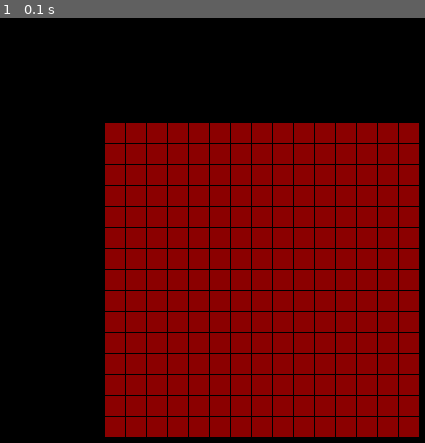
Above: before the commit, frame 1.
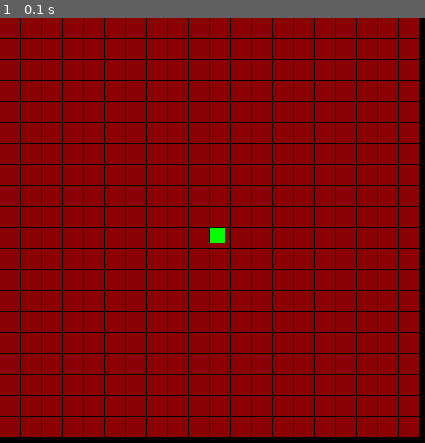
Above: after the commit, the same moment.

Repository: albert-polak/pygame-snake
Game: pygame game, started from main.py
Two runs of this game, one before a commit and one after it. Both use one fixed random seed, a clock stepped at 60 frames per second and the inputs below.
Inputs:
- Up to frame 1 (0.1 s): no input

The runs differ from the first frame. In frame 1, 39% of the frame differs, in the area x 0-99%, y 0-99%.

Commit message:
Added snake class

Diff:
--- a/main.py
+++ b/main.py
@@ -1,6 +1,13 @@
 import numpy
 import pygame
 from sys import exit
+
+class Snake:
+    def __init__(self):
+        self.elements = [(10, 10)]
+        self.snake_block_size = 15
+        self.snake_colour = 'green'
+        self.direction = 'UP'
 
 class Game:
     def __init__(self):
@@ -14,19 +21,29 @@
         self.espace_dist = 1
 
 
+        self.snake = Snake()
+
+
 
         self.grid_size = (20, 20)
 
     def draw_map(self):
-        for x in range(5, self.grid_size[0]):
-            for y in range(5, self.grid_size[1]):
+        for x in range(self.grid_size[0]):
+            for y in range(self.grid_size[1]):
                 rect = pygame.Rect(x * (self.espace_size + self.espace_dist), y * (self.espace_size + self.espace_dist), self.espace_size, self.espace_size)
                 pygame.draw.rect(self.screen, self.espace_colour, rect)
+
+    def draw_snake(self):
+        x, y = self.snake.elements[0]
+        rect = pygame.Rect(x * (self.espace_size + self.espace_dist), y * (self.espace_size + self.espace_dist), self.snake.snake_block_size, self.snake.snake_block_size)
+        pygame.draw.rect(self.screen, self.snake.snake_colour, rect)
 
 
     def on_loop(self):
         pygame.display.update()
         self.draw_map()
+        self.draw_snake()
+
         self.clock.tick(60)
 
     def on_init(self):
@@ -42,6 +59,18 @@
     def on_event(self, event):
         if event.type == pygame.QUIT:
             self._running = False
+
+        if event.type == pygame.KEYDOWN:
+            if event.key == pygame.K_LEFT:
+                self.snake.direction = 'LEFT'
+            if event.key == pygame.K_RIGHT:
+                self.snake.direction = 'RIGHT'
+            if event.key == pygame.K_UP:
+                self.snake.direction = 'UP'
+            if event.key == pygame.K_DOWN:
+                self.snake.direction = 'DOWN'
+
+
 
     def on_quit(self):
         pygame.quit()
